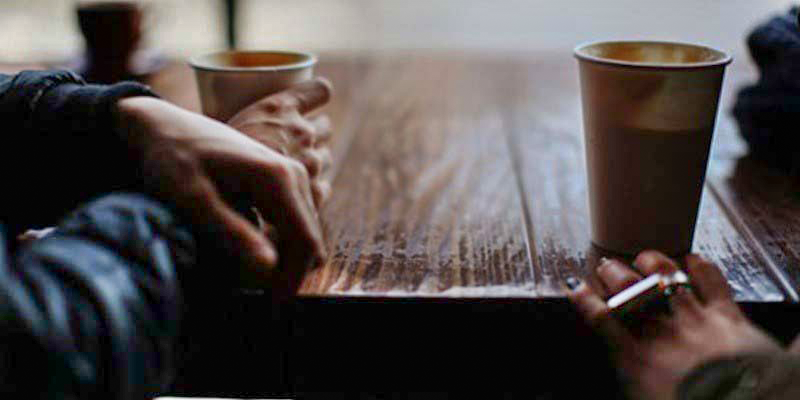
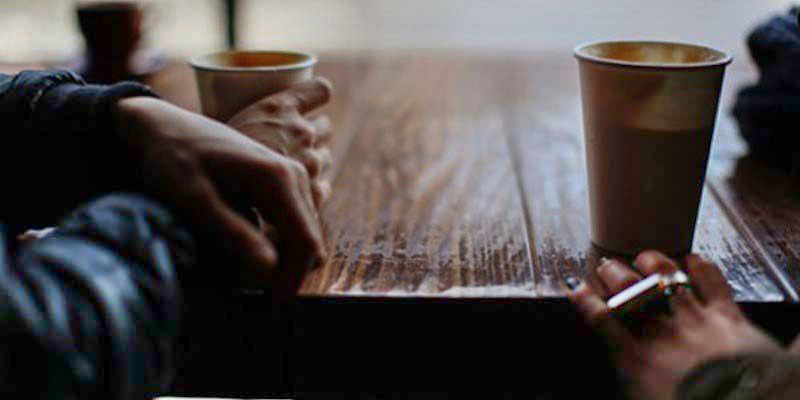
Layers edited between the first and the second 800px x 400px image:
painted on "Layer 0" over 62, 20, 399, 304
